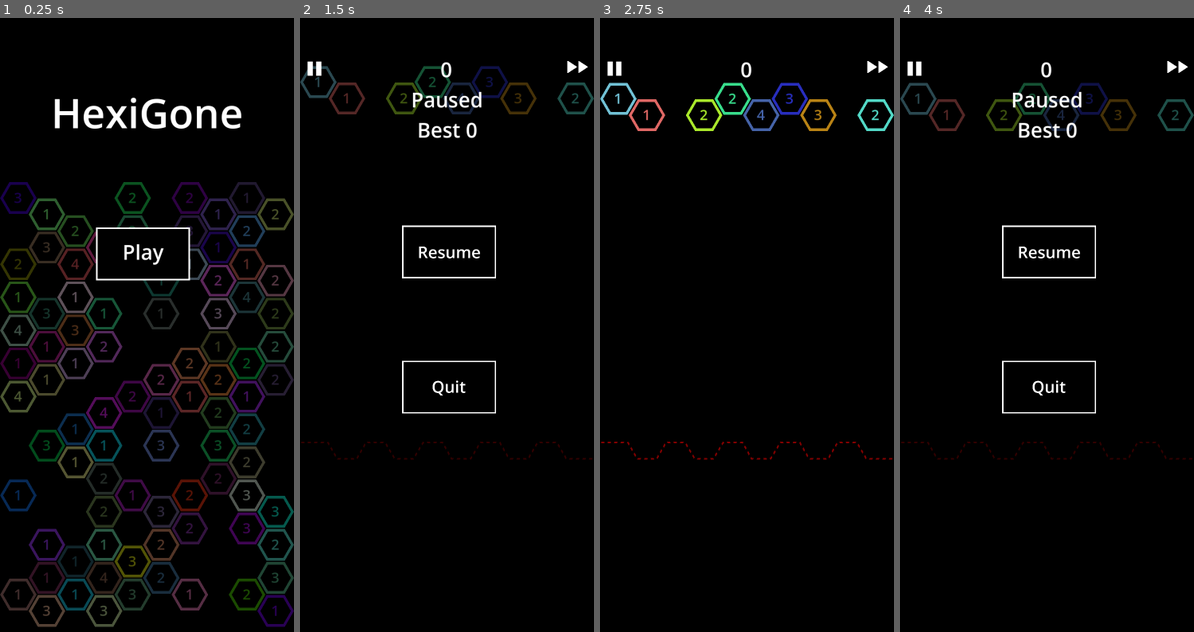
Above: before the commit, frames 1-4 (left to right).
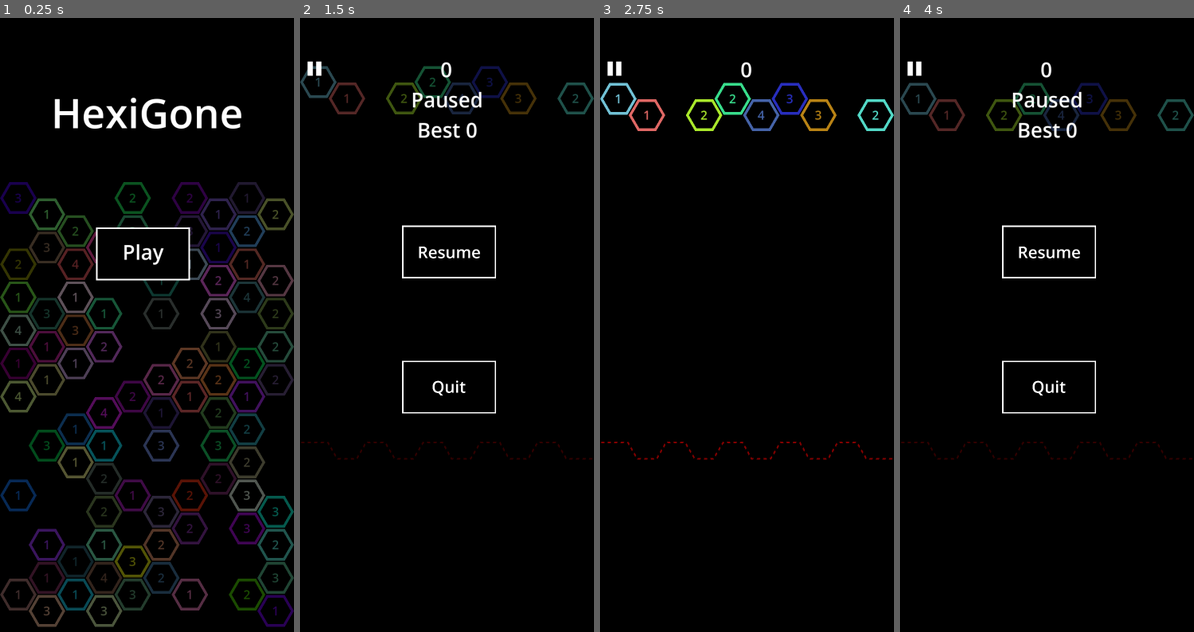
Above: after the commit, the same moments.

Repository: sdonal00/HexGame
Game: Godot game, scene res://scenes/main/main.tscn
The game is run twice, just before and just after one commit, with the same random seed, the same clock (stepped at 60 frames per second) and the same inputs.
Inputs (mouse positions are in pixels of both pictures, inside the frame that each line leads up to):
- Up to frame 1 (0.25 s): no input
- Up to frame 2 (1.5 s): click "Play" at 0.5 s; click (314, 73) at 1.25 s
- Up to frame 3 (2.75 s): click "Resume" at 2 s
- Up to frame 4 (4 s): click (1176, 67) at 2.77 s; click (914, 73) at 3.5 s

The runs differ from the first frame. In frame 1, 0.7% of the frame differs, in the area x 4-95%, y 28-98%; in frame 2, 0.1%; in frame 3, 0.2%; in frame 4, 0.2%.

Commit message:
V3

Diff:
--- a/scenes/hex/hex.tscn
+++ b/scenes/hex/hex.tscn
@@ -5,7 +5,7 @@
 [ext_resource type="Texture2D" uid="uid://dg4jjld8xccbu" path="res://graphics/lights/light.png" id="3_wxbdq"]
 
 [sub_resource type="LabelSettings" id="LabelSettings_qc51j"]
-font_size = 35
+font_size = 30
 
 [sub_resource type="OccluderPolygon2D" id="OccluderPolygon2D_sagvx"]
 polygon = PackedVector2Array(-19, -32, -37, 0, -19, 32, 19, 32, 37, 0, 19, -32)
@@ -29,9 +29,9 @@
 texture = ExtResource("1_4kp73")
 
 [node name="Label" type="Label" parent="."]
-offset_left = -21.0
+offset_left = -40.0
 offset_top = -27.0
-offset_right = 19.0
+offset_right = 40.0
 offset_bottom = 25.0
 text = "1"
 label_settings = SubResource("LabelSettings_qc51j")
--- a/scenes/main/main.tscn
+++ b/scenes/main/main.tscn
@@ -156,11 +156,14 @@
 texture_normal = ExtResource("5_nrsj2")
 
 [node name="FFButton" type="TextureButton" parent="Menu/GameHud"]
-layout_mode = 2
-offset_left = 650.0
-offset_top = 9.0
-offset_right = 1150.0
-offset_bottom = 509.0
+visible = false
+layout_mode = 2
+offset_left = 648.0
+offset_top = 828.692
+offset_right = 1148.0
+offset_bottom = 1328.69
+grow_horizontal = 2
+grow_vertical = 2
 scale = Vector2(0.11848, 0.0988256)
 size_flags_horizontal = 0
 texture_normal = ExtResource("6_5mkp0")
Not shown, changed: export_presets.cfg
Not shown, added: ios/plugins/ads/poing-godot-admob/libs/ads-pods.txt
Not shown, added: ios/plugins/ads/poing-godot-admob-ads.gdip
Not shown, added: ios/plugins/ads/poing-godot-admob/bin/poing-godot-admob-ads.debug.a
Not shown, added: ios/plugins/ads/poing-godot-admob/bin/poing-godot-admob-ads.release.a
Not shown, added: ios/plugins/ads/poing-godot-admob/scripts/update_and_install.sh
Not shown, added: ios/plugins/ads/poing-godot-admob/scripts/update_pods.rb
